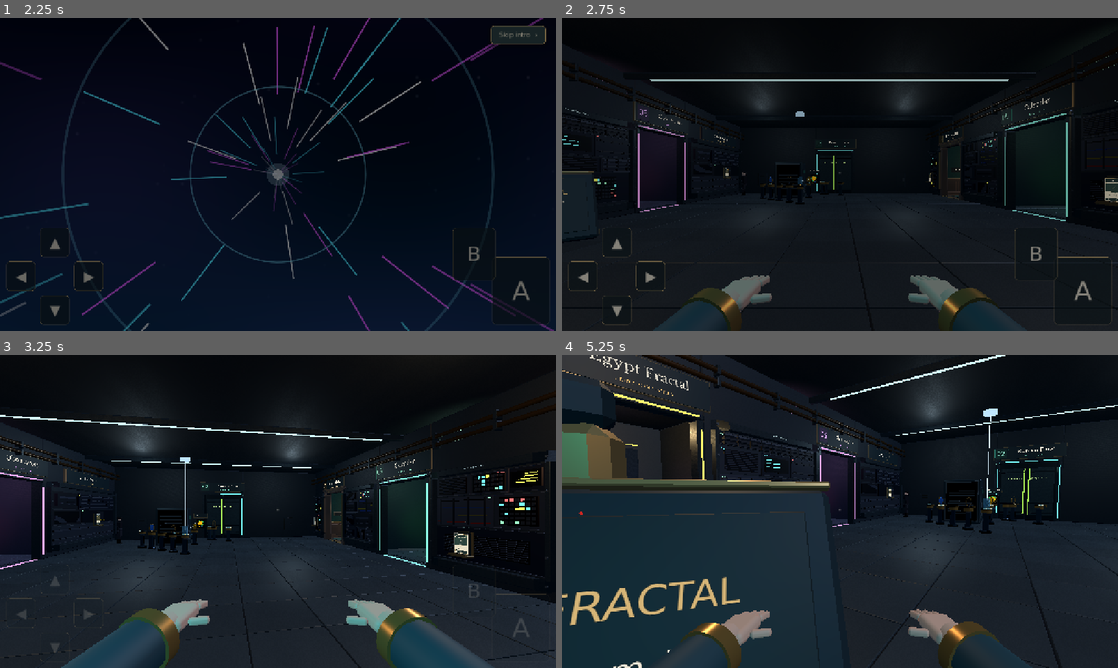
Above: before the commit, frames 1-4 (two rows, left to right).
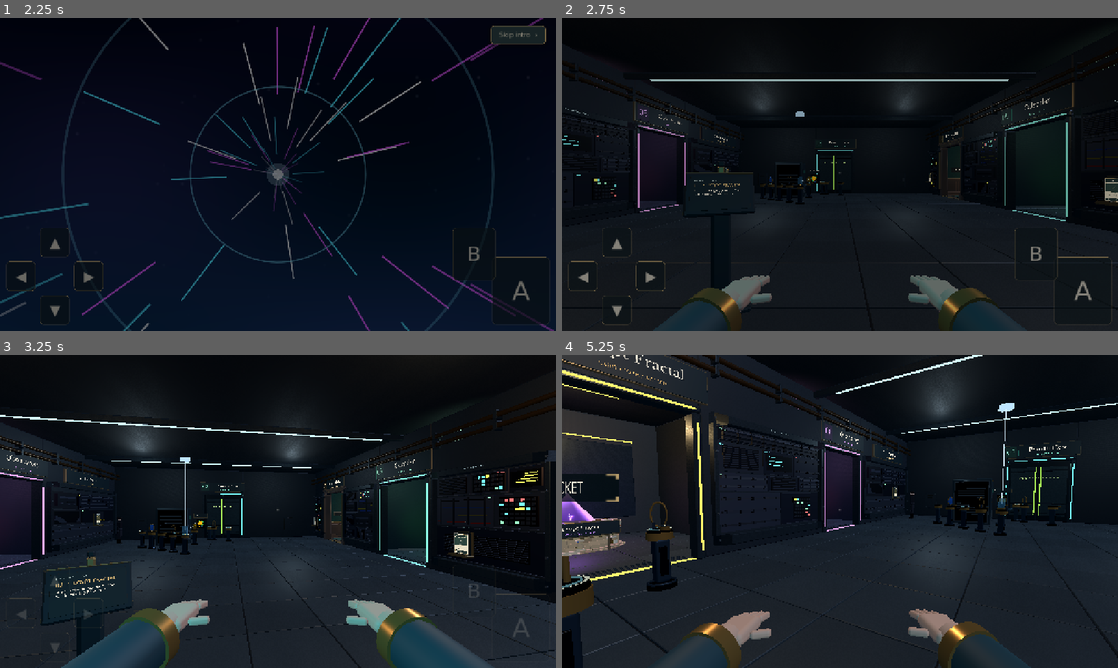
Above: after the commit, the same moments.

Repository: amberwhitehead/pass-the-game
Game: Godot game, scene res://scenes/title/title.tscn
Two runs of this game, one before a commit and one after it. Both use one fixed random seed, a clock stepped at 60 frames per second and the inputs below.
Inputs (mouse positions are in pixels of both pictures, inside the frame that each line leads up to):
- Up to frame 1 (2.25 s): click "New game" at 0.5 s; click "Skip intro ›" at 1.25 s; click "Skip intro ›" at 2 s
- Up to frame 2 (2.75 s): no input
- Up to frame 3 (3.25 s): tap Enter (ui_accept) at 2.75 s; move the mouse to (400, 495) at 2.77 s; hold Right (move_right) from 2.78 s (still down); hold E (interact) from 2.78 s (still down); click (400, 495) at 2.92 s; tap Space (jump) at 3.02 s
- Up to frame 4 (5.25 s): move the mouse to (812, 511) at 3.52 s; release Right (move_right) at 3.53 s; release E (interact) at 3.53 s; hold W (move_up) 3.53-5 s; tap F at 3.6 s; tap Space (jump) at 3.77 s; move the mouse to (851, 505) at 4.27 s; tap Backspace at 4.35 s; click "Resume" at 5 s

Frame 1 is identical in both runs. In frame 2, 0.3% of the frame differs, in the area x 0-35%, y 45-79%; in frame 3, 0.4%; in frame 4, 21%, in the area x 0-100%, y 0-100%.

Commit message:
Move the objective console into view from the entrance
Co-Authored-By: Claude Opus 5.5 <noreply@anthropic.com>

Diff:
--- a/godot/scenes/room/room.gd
+++ b/godot/scenes/room/room.gd
@@ -137,8 +137,8 @@
 ## screen facing them. Its laser finds each objective's place in the hall.
 func _create_objective_console() -> void:
 	objective_console = ObjectiveConsole.new()
-	objective_console.position = Vector3(-7.9, 0, -1.7)
-	objective_console.rotation.y = atan2(-1.6, 2.1)  # Its screen faces the spot the player walks in at.
+	objective_console.position = Vector3(-6.6, 0, -1.0)
+	objective_console.rotation.y = atan2(-2.9, 1.4)  # Its screen faces the spot the player walks in at.
 	objective_console.locate = _objective_place
 	add_child(objective_console)
 
